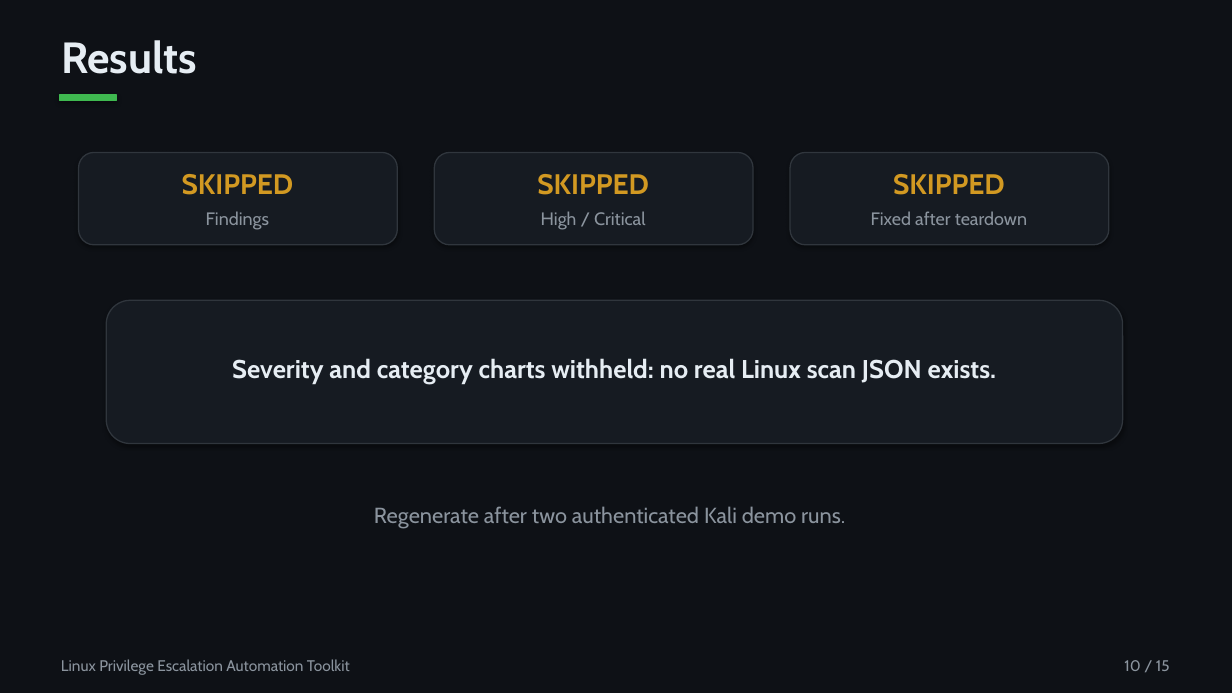
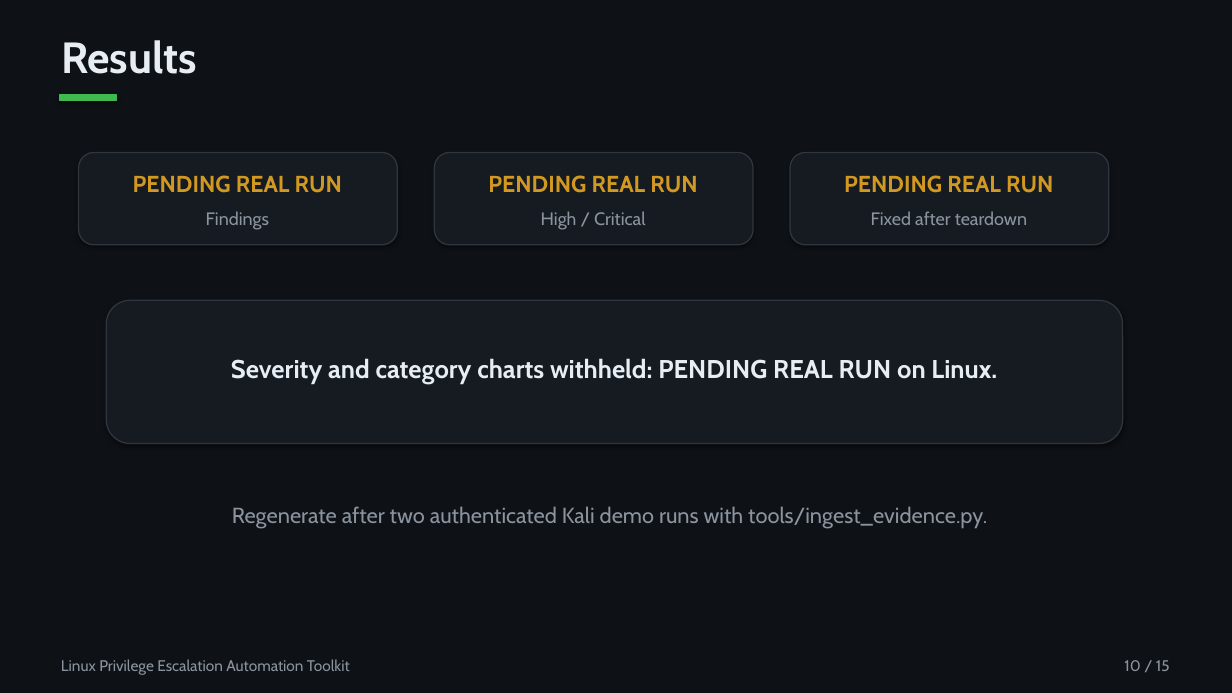
Before and after one commit to Vecesta-co/linux-privesc-toolkit, a slide deck: slide 10 of docs/Final_Presentation.pptx. Drawn at 1232x693 pixels with LibreOffice and Linux fonts; fonts in the diff are those of the drawing. Boxes give left, top, right and bottom in pixels: in the first picture for what was removed or moved away, otherwise in the second. Text is boxed around its words. In the diff, an @@ line names an element or a change of style, - is before the commit and + after.

```diff
--- a/docs/Final_Presentation.pptx
+++ b/docs/Final_Presentation.pptx
@@ text at box(133, 175, 342, 193): text changed; size 22 to 18 pt @@
-SKIPPED
+PENDING REAL RUN
@@ text at box(488, 175, 697, 193): text changed; size 22 to 18 pt @@
-SKIPPED
+PENDING REAL RUN
@@ text at box(844, 175, 1053, 193): text changed; size 22 to 18 pt @@
-SKIPPED
+PENDING REAL RUN
@@ text at box(231, 358, 997, 383): text changed @@
-Severity and category charts withheld: no real Linux scan JSON exists.
+Severity and category charts withheld: PENDING REAL RUN on Linux.
@@ text at box(232, 506, 987, 529): text changed @@
-Regenerate after two authenticated Kali demo runs.
+Regenerate after two authenticated Kali demo runs with tools/ingest_evidence.py.
```
Also in this commit, not shown: 4 other slides changed, 21 other files.
